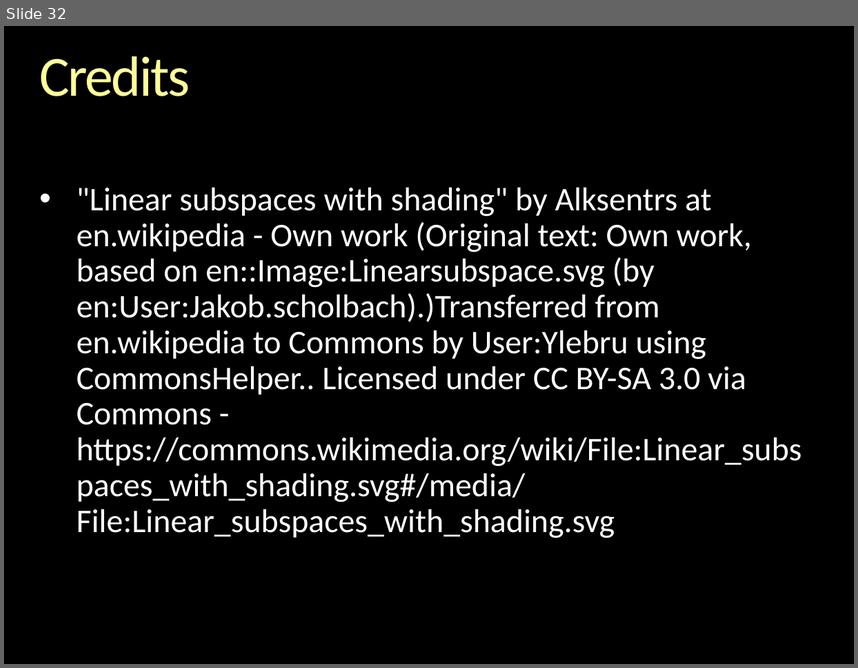
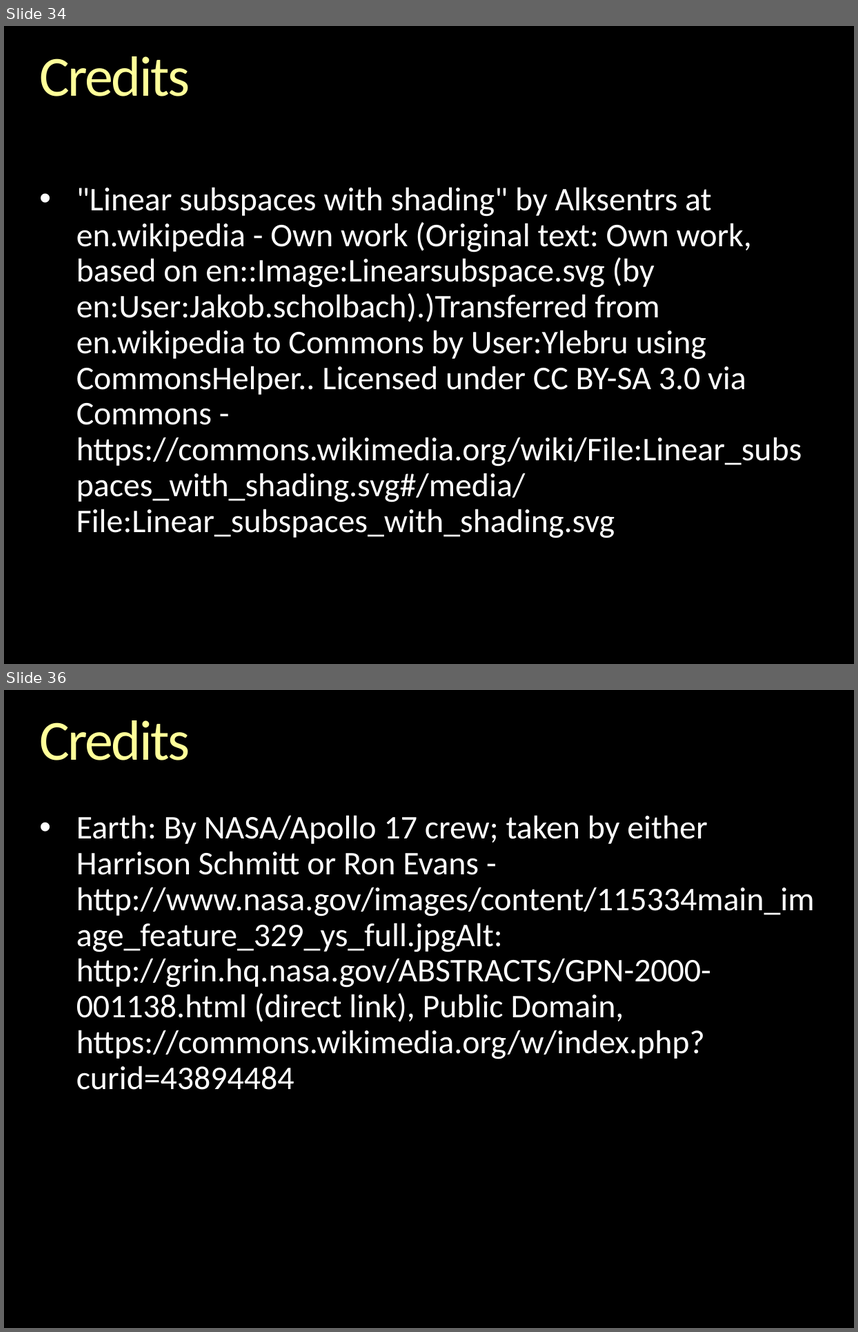
Before and after one commit to gcallah/indras_net, a slide deck: docs/ABMsAsAlgebraic.pptx. Shown one above the other, each under a label of ours: slide 32 before the commit, slides 34 and 36 after it; the slides between them are not shown. The pictures are 858x668 and 858x1332 pixels, drawn with LibreOffice and Linux fonts; fonts in the diff are those of the drawing; background and template pictures are left out. Boxes give left, top, right and bottom in pixels: in the first picture for what was removed or moved away, otherwise in the second. Text is boxed around its words. In the diff, an @@ line names an element or a change of style, - is before the commit and + after.

```diff
--- a/docs/ABMsAsAlgebraic.pptx
+++ b/docs/ABMsAsAlgebraic.pptx
@@ slide 36 added at (x1=4, y1=690, x2=854, y2=1328), background picture (left out) @@
@@ title added at (x1=39, y1=720, x2=190, y2=760), 48 pt, text gradient #FFFFB9 to #FFFF99 to #F6AE1E @@
+Credits
@@ text added at (x1=76, y1=815, x2=815, y2=1090), 28 pt, text #FFFFFF @@
+• Earth: By NASA/Apollo 17 crew; taken by either Harrison Schmitt or Ron Evans - http://www.nasa.gov/images/content/115334main_image_feature_329_ys_full.jpgAlt: http://grin.hq.nasa.gov/ABSTRACTS/GPN-2000-001138.html (direct link), Public Domain, https://commons.wikimedia.org/w/index.php?curid=43894484
@@ what was slide 32 is now slide 34 @@
```
Also in this commit, not shown: 3 slides changed, 2 other slides added.
